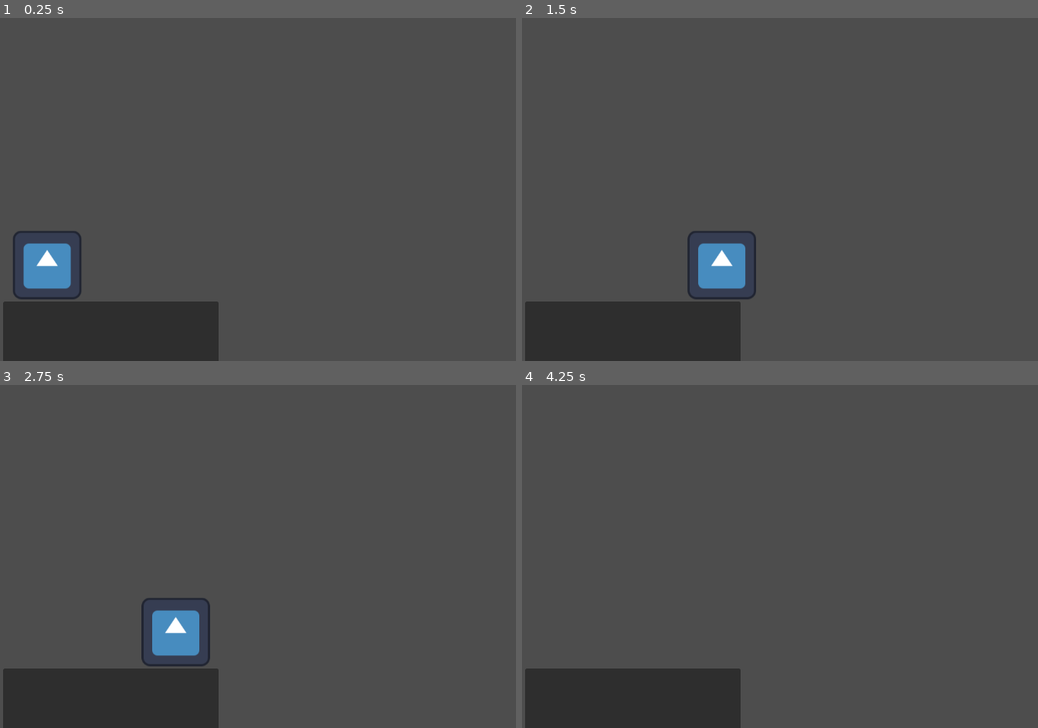
Above: before the commit, frames 1-4 (two rows, left to right).
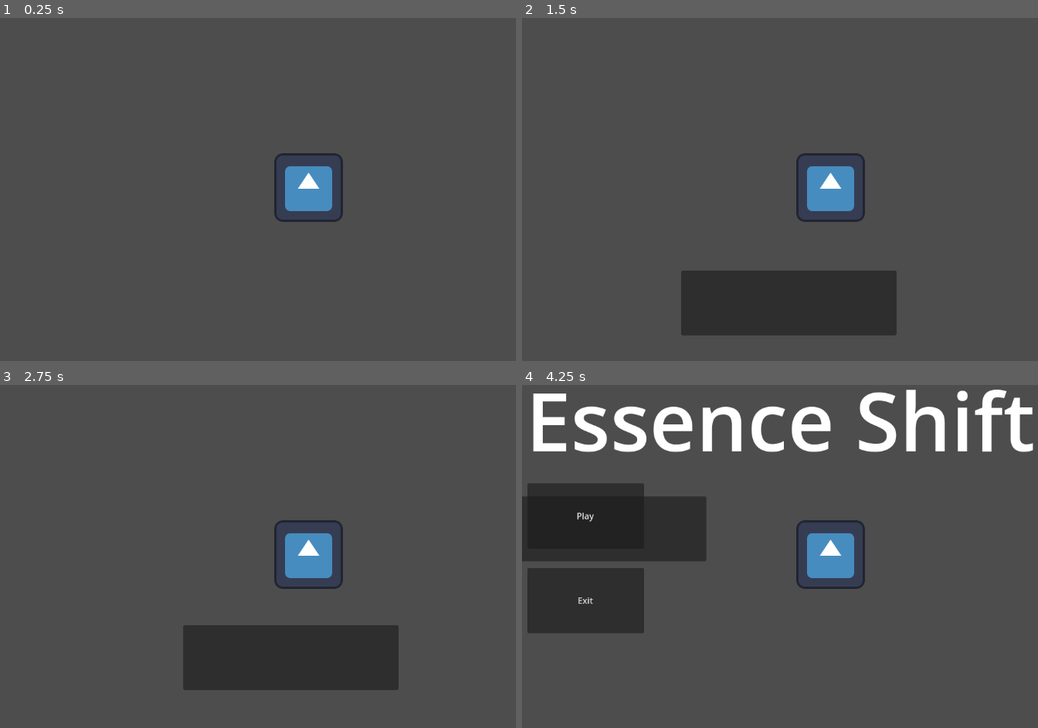
Above: after the commit, the same moments.

Repository: obin-odayo/Essence-Shift
Game: Godot game, scene res://level_1.tscn
Two runs of this game, one before a commit and one after it. Both use one fixed random seed, a clock stepped at 60 frames per second and the inputs below. Before the commit the project has no main scene; this scene is started directly in both runs. The engine's default icon, where the game draws it, is replaced by a stand-in: a white triangle on a blue panel in a dark square.
Inputs:
- Up to frame 1 (0.25 s): no input
- Up to frame 2 (1.5 s): tap Enter at 0.5 s; hold D (moveRight) from 0.53 s (still down); tap Space (jump) at 0.6, 0.77, 1.07, 1.35 s
- Up to frame 3 (2.75 s): tap Space (jump) at 1.52, 1.82, 2.1 s; release D (moveRight) at 2.03 s; hold A (moveLeft) from 2.03 s (still down)
- Up to frame 4 (4.25 s): release A (moveLeft) at 2.78 s; hold D (moveRight) from 2.78 s (still down); tap Space (jump) at 2.85, 3.02, 3.32, 3.6, 3.77, 4.07 s; tap Escape (escape, bound only after the commit) at 4.15 s

The runs differ from the first frame. In frame 1, 10% of the frame differs, in the area x 0-67%, y 39-100%; in frame 2, 15%; in frame 3, 17%; in frame 4, 27%, in the area x 0-100%, y 1-100%.

Commit message:
Added pause menu

Diff:
--- /dev/null
+++ b/characters/playerControls.tscn
@@ -0,0 +1,17 @@
+[gd_scene load_steps=4 format=3 uid="uid://cgj565f0lvo7u"]
+
+[ext_resource type="Script" path="res://characters/skelter.gd" id="1_v2ehj"]
+[ext_resource type="Texture2D" uid="uid://ctvxkvr3fftwl" path="res://icon.svg" id="2_wss82"]
+
+[sub_resource type="RectangleShape2D" id="RectangleShape2D_dk2nm"]
+size = Vector2(135.5, 185.5)
+
+[node name="Node2D" type="CharacterBody2D"]
+script = ExtResource("1_v2ehj")
+
+[node name="CollisionShape2D" type="CollisionShape2D" parent="."]
+scale = Vector2(0.984, 0.703)
+shape = SubResource("RectangleShape2D_dk2nm")
+
+[node name="Sprite2D" type="Sprite2D" parent="."]
+texture = ExtResource("2_wss82")
--- a/characters/skelter.gd
+++ b/characters/skelter.gd
@@ -1,24 +1,43 @@
 extends CharacterBody2D
 
-
+# variables for player movement
 const SPEED = 300.0
 const JUMP_VELOCITY = -400.0
-
-# Get the gravity from the project settings to be synced with RigidBody nodes.
 var gravity = ProjectSettings.get_setting("physics/2d/default_gravity")
 
+# variables for pause menu
+@onready var pauseMenu = $pauseMenu
+var gamePaused = false
+
+# function which shows and hides the pause menu
+func showPauseMenu():
+	# if game not paused
+	if gamePaused:
+		pauseMenu.hide()
+		Engine.time_scale = 1
+
+	# if game paused
+	else:
+		# show pause menu
+		pauseMenu.show()
+
+		# make game freeze
+		Engine.time_scale = 0
+
+	# toggle the value for game paused
+	gamePaused = !gamePaused
 
 func _physics_process(delta):
-	# Add the gravity.
+	# check if escape button is pressed
+	if Input.is_action_just_pressed("escape"):
+		# if button is pressed show pause menu
+		showPauseMenu()
+
 	if not is_on_floor():
 		velocity.y += gravity * delta
 
-	# Handle jump.
 	if Input.is_action_just_pressed("jump") and is_on_floor():
 		velocity.y = JUMP_VELOCITY
-
-	# Get the input direction and handle the movement/deceleration.
-	# As good practice, you should replace UI actions with custom gameplay actions.
 	var direction = Input.get_axis("moveLeft", "moveRight")
 	if direction:
 		velocity.x = direction * SPEED
--- a/characters/skelter.tscn
+++ b/characters/skelter.tscn
@@ -1,17 +1,26 @@
-[gd_scene load_steps=4 format=3 uid="uid://cgj565f0lvo7u"]
+[gd_scene load_steps=5 format=3 uid="uid://cptilwte13ash"]
 
 [ext_resource type="Script" path="res://characters/skelter.gd" id="1_v2ehj"]
 [ext_resource type="Texture2D" uid="uid://ctvxkvr3fftwl" path="res://icon.svg" id="2_wss82"]
+[ext_resource type="PackedScene" uid="uid://8lypj1ylwyyk" path="res://pauseMenu.tscn" id="3_53vtp"]
 
-[sub_resource type="RectangleShape2D" id="RectangleShape2D_dk2nm"]
-size = Vector2(135.5, 185.5)
+[sub_resource type="RectangleShape2D" id="RectangleShape2D_faskt"]
+size = Vector2(133.74, 133.46)
 
-[node name="Node2D" type="CharacterBody2D"]
+[node name="skelter" type="CharacterBody2D"]
 script = ExtResource("1_v2ehj")
 
-[node name="CollisionShape2D" type="CollisionShape2D" parent="."]
-scale = Vector2(0.984, 0.703)
-shape = SubResource("RectangleShape2D_dk2nm")
+[node name="skelterSprite" type="Sprite2D" parent="."]
+texture = ExtResource("2_wss82")
 
-[node name="Sprite2D" type="Sprite2D" parent="."]
-texture = ExtResource("2_wss82")
+[node name="skelterHitbox" type="CollisionShape2D" parent="."]
+shape = SubResource("RectangleShape2D_faskt")
+
+[node name="camera" type="Camera2D" parent="."]
+
+[node name="pauseMenu" parent="." instance=ExtResource("3_53vtp")]
+visible = false
+offset_left = -569.0
+offset_top = -355.0
+offset_right = -569.0
+offset_bottom = -355.0
--- a/level_1.tscn
+++ b/level_1.tscn
@@ -1,24 +1,25 @@
 [gd_scene load_steps=3 format=3 uid="uid://b5lkgaqncquh6"]
 
-[ext_resource type="PackedScene" uid="uid://cgj565f0lvo7u" path="res://characters/skelter.tscn" id="1_fbply"]
+[ext_resource type="PackedScene" uid="uid://cptilwte13ash" path="res://characters/skelter.tscn" id="1_fbply"]
 
 [sub_resource type="RectangleShape2D" id="RectangleShape2D_0srbc"]
 size = Vector2(411, 20)
 
 [node name="Level1" type="Node2D"]
 
-[node name="StaticBody2D" type="StaticBody2D" parent="."]
+[node name="worldElements" type="Node2D" parent="."]
 
-[node name="CollisionShape2D" type="CollisionShape2D" parent="StaticBody2D"]
+[node name="StaticBody2D" type="StaticBody2D" parent="worldElements"]
+
+[node name="CollisionShape2D" type="CollisionShape2D" parent="worldElements/StaticBody2D"]
 position = Vector2(207, 591)
 scale = Vector2(1, 5.72)
 shape = SubResource("RectangleShape2D_0srbc")
 
-[node name="Panel" type="Panel" parent="."]
+[node name="Panel" type="Panel" parent="worldElements"]
 offset_left = 6.0
 offset_top = 537.0
 offset_right = 408.0
 offset_bottom = 658.0
 
-[node name="Node2D" parent="." instance=ExtResource("1_fbply")]
-position = Vector2(88, 437)
+[node name="skelter" parent="." instance=ExtResource("1_fbply")]
--- /dev/null
+++ b/mainMenu.gd
@@ -0,0 +1,7 @@
+extends Control
+
+func _on_play_button_pressed():
+	get_tree().change_scene_to_file("res://level_1.tscn")
+
+func _on_exit_button_pressed():
+	get_tree().quit()
--- /dev/null
+++ b/mainMenu.tscn
@@ -0,0 +1,34 @@
+[gd_scene load_steps=2 format=3 uid="uid://1y0allbk02ea"]
+
+[ext_resource type="Script" path="res://mainMenu.gd" id="1_yn60m"]
+
+[node name="mainMenu" type="Control"]
+layout_mode = 3
+anchors_preset = 0
+script = ExtResource("1_yn60m")
+
+[node name="Title" type="Label" parent="."]
+layout_mode = 0
+offset_right = 552.0
+offset_bottom = 141.0
+theme_override_font_sizes/font_size = 151
+text = "Essence Shift"
+
+[node name="PauseButton" type="Button" parent="."]
+layout_mode = 0
+offset_left = 3.0
+offset_top = 222.0
+offset_right = 221.0
+offset_bottom = 344.0
+text = "Play"
+
+[node name="QuitButton" type="Button" parent="."]
+layout_mode = 0
+offset_left = 3.0
+offset_top = 380.0
+offset_right = 221.0
+offset_bottom = 502.0
+text = "Quit"
+
+[connection signal="pressed" from="PauseButton" to="." method="_on_play_button_pressed"]
+[connection signal="pressed" from="QuitButton" to="." method="_on_exit_button_pressed"]
--- /dev/null
+++ b/pauseMenu.gd
@@ -0,0 +1,9 @@
+extends Control
+
+@onready var player = $"../"
+
+func _on_resume_button_pressed():
+	player.showPauseMenu()
+
+func _on_exit_button_pressed():
+	get_tree().change_scene_to_file("res://mainMenu.tscn")
--- /dev/null
+++ b/pauseMenu.tscn
@@ -0,0 +1,35 @@
+[gd_scene load_steps=2 format=3 uid="uid://8lypj1ylwyyk"]
+
+[ext_resource type="Script" path="res://pauseMenu.gd" id="1_jjb4j"]
+
+[node name="pauseMenu" type="Control"]
+layout_mode = 3
+anchors_preset = 15
+anchor_right = 1.0
+anchor_bottom = 1.0
+grow_horizontal = 2
+grow_vertical = 2
+script = ExtResource("1_jjb4j")
+
+[node name="ResumeButton" type="Button" parent="."]
+offset_left = 3.0
+offset_top = 222.0
+offset_right = 221.0
+offset_bottom = 344.0
+text = "Play"
+
+[node name="ExitButton" type="Button" parent="."]
+offset_left = 3.0
+offset_top = 380.0
+offset_right = 221.0
+offset_bottom = 502.0
+text = "Exit"
+
+[node name="Title" type="Label" parent="."]
+offset_right = 552.0
+offset_bottom = 141.0
+theme_override_font_sizes/font_size = 151
+text = "Essence Shift"
+
+[connection signal="pressed" from="ResumeButton" to="." method="_on_resume_button_pressed"]
+[connection signal="pressed" from="ExitButton" to="." method="_on_exit_button_pressed"]
--- a/project.godot
+++ b/project.godot
@@ -11,6 +11,7 @@
 [application]
 
 config/name="PuzzleGame"
+run/main_scene="res://mainMenu.tscn"
 config/features=PackedStringArray("4.2", "Forward Plus")
 config/icon="res://icon.svg"
 
@@ -49,3 +50,8 @@
 "events": [Object(InputEventKey,"resource_local_to_scene":false,"resource_name":"","device":-1,"window_id":0,"alt_pressed":false,"shift_pressed":false,"ctrl_pressed":false,"meta_pressed":false,"pressed":false,"keycode":0,"physical_keycode":32,"key_label":0,"unicode":32,"echo":false,"script":null)
 ]
 }
+escape={
+"deadzone": 0.5,
+"events": [Object(InputEventKey,"resource_local_to_scene":false,"resource_name":"","device":-1,"window_id":0,"alt_pressed":false,"shift_pressed":false,"ctrl_pressed":false,"meta_pressed":false,"pressed":false,"keycode":0,"physical_keycode":4194305,"key_label":0,"unicode":0,"echo":false,"script":null)
+]
+}
